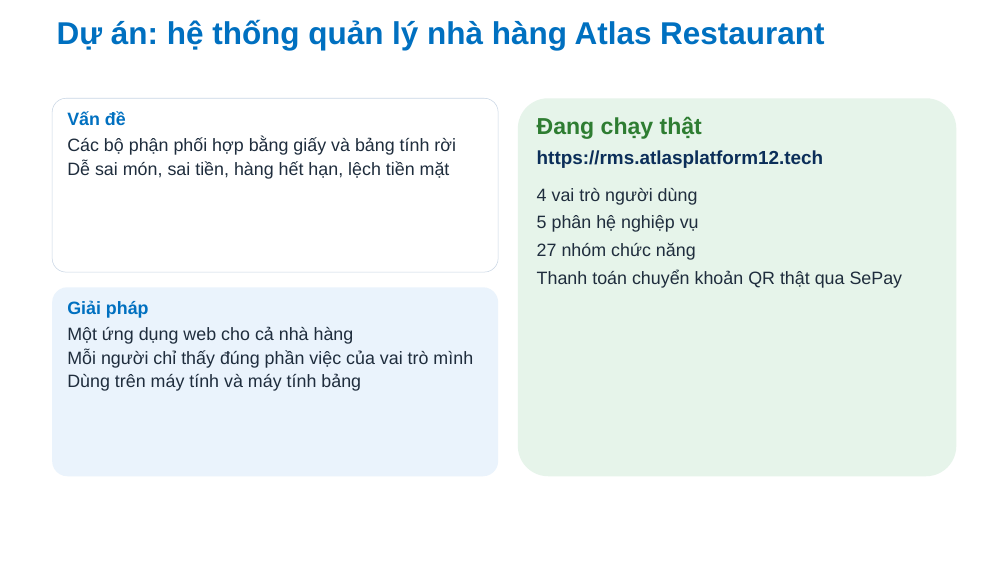
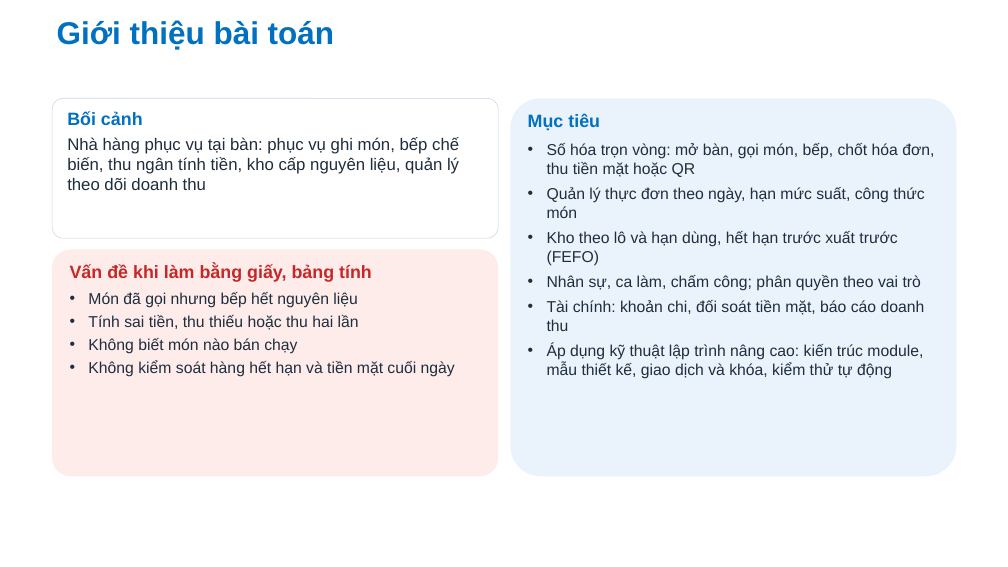
Before and after one commit to Anpham120/restaurant-management-system, a slide deck: slide 2 of docs/bao-cao-ltnc/Slide_LapTrinhNangCao_AtlasRestaurant.pptx. Drawn at 1008x567 pixels with LibreOffice and Linux fonts; fonts in the diff are those of the drawing; background and template pictures are left out. Boxes give left, top, right and bottom in pixels: in the first picture for what was removed or moved away, otherwise in the second. Text is boxed around its words. In the diff, an @@ line names an element or a change of style, - is before the commit and + after.

```diff
--- a/docs/bao-cao-ltnc/Slide_LapTrinhNangCao_AtlasRestaurant.pptx
+++ b/docs/bao-cao-ltnc/Slide_LapTrinhNangCao_AtlasRestaurant.pptx
@@ title at <box>57,20,334,50</box>: text changed @@
-Dự án: hệ thống quản lý nhà hàng Atlas Restaurant
+Giới thiệu bài toán
@@ rounded rectangle: place and size @@
-rounded rectangle at <box>52,98,498,272</box>
+rounded rectangle at <box>52,98,498,238</box>
@@ text at <box>67,112,459,190</box>: text changed; size 17 to 16 pt @@
-Vấn đề
-Các bộ phận phối hợp bằng giấy và bảng tính rời
-Dễ sai món, sai tiền, hàng hết hạn, lệch tiền mặt
+Bối cảnh
+Nhà hàng phục vụ tại bàn: phục vụ ghi món, bếp chế biến, thu ngân tính tiền, kho cấp nguyên liệu, quản lý theo dõi doanh thu
@@ rounded rectangle: place and size @@
-rounded rectangle at <box>518,98,957,476</box>
+rounded rectangle at <box>510,98,957,476</box>
@@ rounded rectangle at <box>510,98,957,476</box>: fill #E6F4EA to #EAF3FC @@
@@ text at <box>528,113,934,379</box>: text changed; size 17 to 15 pt @@
-Đang chạy thật
-https://rms.atlasplatform12.tech
-4 vai trò người dùng
-5 phân hệ nghiệp vụ
-27 nhóm chức năng
-Thanh toán chuyển khoản QR thật qua SePay
+Mục tiêu
+• Số hóa trọn vòng: mở bàn, gọi món, bếp, chốt hóa đơn, thu tiền mặt hoặc QR
+• Quản lý thực đơn theo ngày, hạn mức suất, công thức món
+• Kho theo lô và hạn dùng, hết hạn trước xuất trước (FEFO)
+• Nhân sự, ca làm, chấm công; phân quyền theo vai trò
+• Tài chính: khoản chi, đối soát tiền mặt, báo cáo doanh thu
+• Áp dụng kỹ thuật lập trình nâng cao: kiến trúc module, mẫu thiết kế, giao dịch và khóa, kiểm thử tự động
@@ rounded rectangle: place and size @@
-rounded rectangle at <box>52,287,498,476</box>
+rounded rectangle at <box>52,250,498,476</box>
@@ rounded rectangle at <box>52,250,498,476</box>: fill #EAF3FC to #FDECEA @@
@@ text at <box>70,264,455,377</box>: text changed; size 17 to 15 pt @@
-Giải pháp
-Một ứng dụng web cho cả nhà hàng
-Mỗi người chỉ thấy đúng phần việc của vai trò mình
-Dùng trên máy tính và máy tính bảng
+Vấn đề khi làm bằng giấy, bảng tính
+• Món đã gọi nhưng bếp hết nguyên liệu
+• Tính sai tiền, thu thiếu hoặc thu hai lần
+• Không biết món nào bán chạy
+• Không kiểm soát hàng hết hạn và tiền mặt cuối ngày
```
Also in this commit, not shown: 1 slide added, 1 slide removed, 1 other file.
